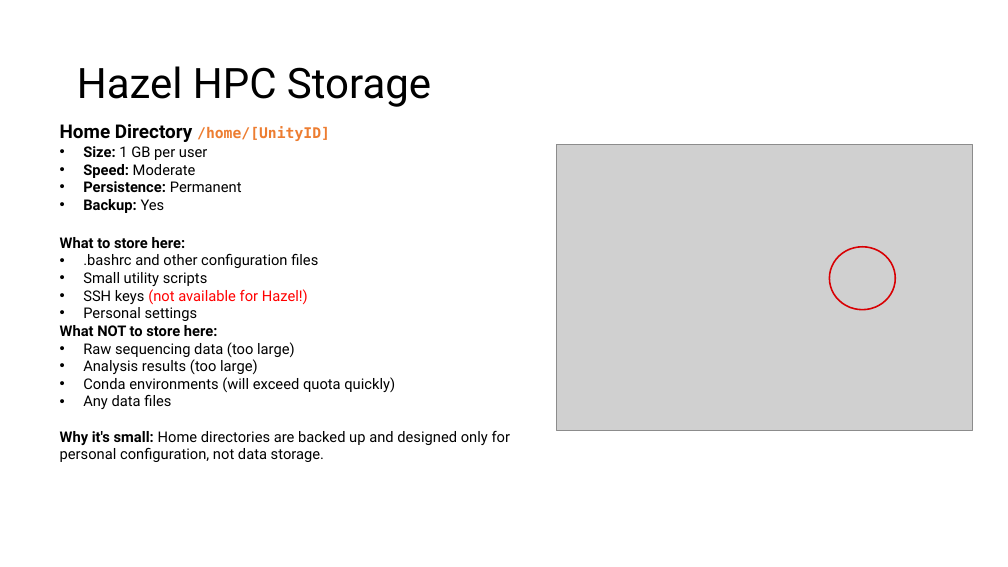
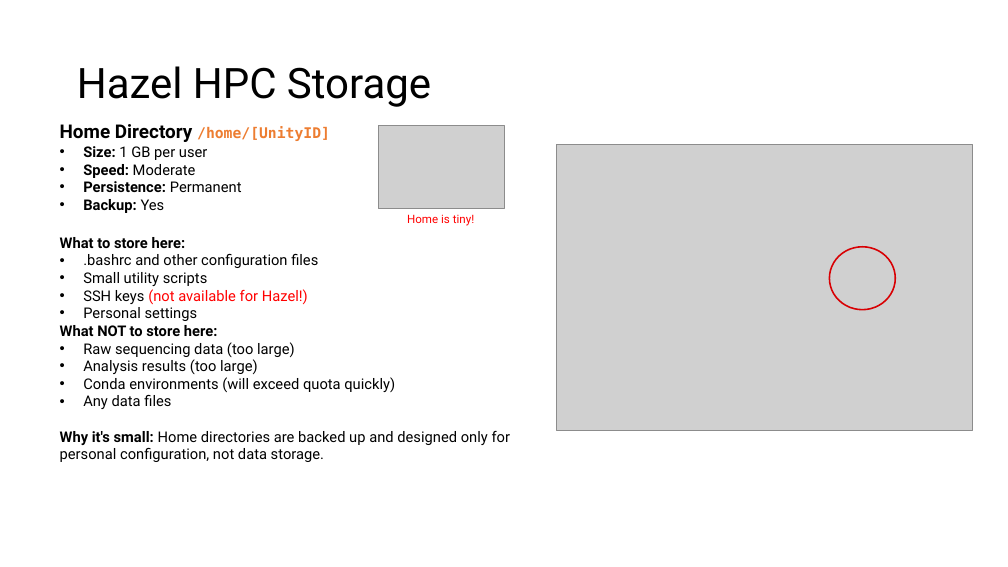
Before and after one commit to hurwitzlab/brc_hazel_training, a slide deck: slide 32 of slides/brc_hazel_0001.pptx. Drawn at 1008x567 pixels with LibreOffice and Linux fonts; fonts in the diff are those of the drawing; grey boxes stand for pictures. Boxes give left, top, right and bottom in pixels: in the first picture for what was removed or moved away, otherwise in the second. Text is boxed around its words. In the diff, an @@ line names an element or a change of style, - is before the commit and + after.

```diff
--- a/slides/brc_hazel_0001.pptx
+++ b/slides/brc_hazel_0001.pptx
@@ picture added at [378,126,504,209] @@
@@ text added at [407,214,474,226], 11 pt, text #FF0000 @@
+Home is tiny!
```
Also in this commit, not shown: 2 other slides changed, 1 slide removed, 4 other files.
